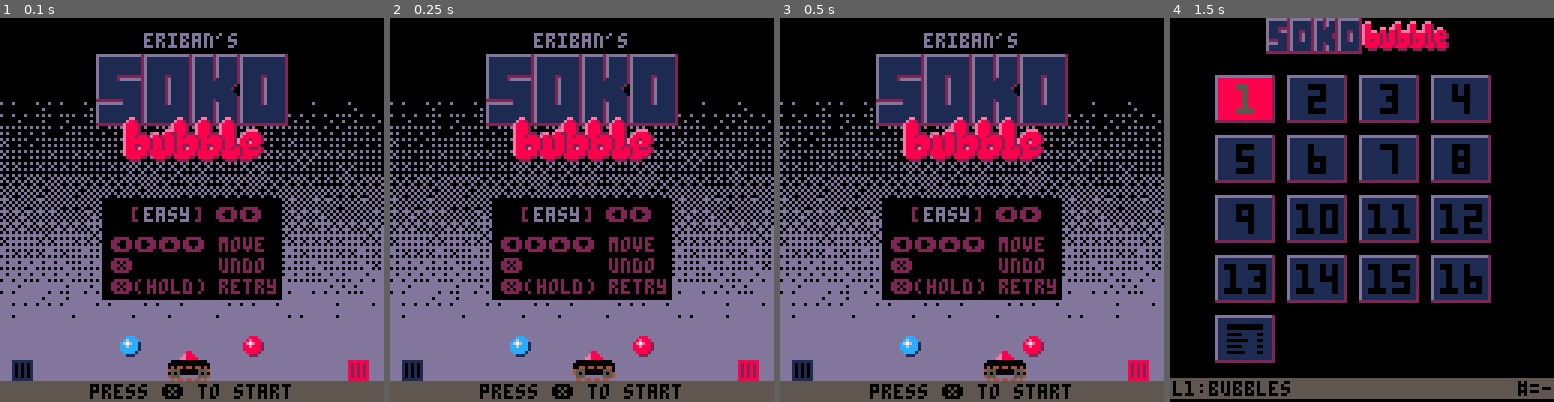
Above: before the commit, frames 1-4 (left to right).
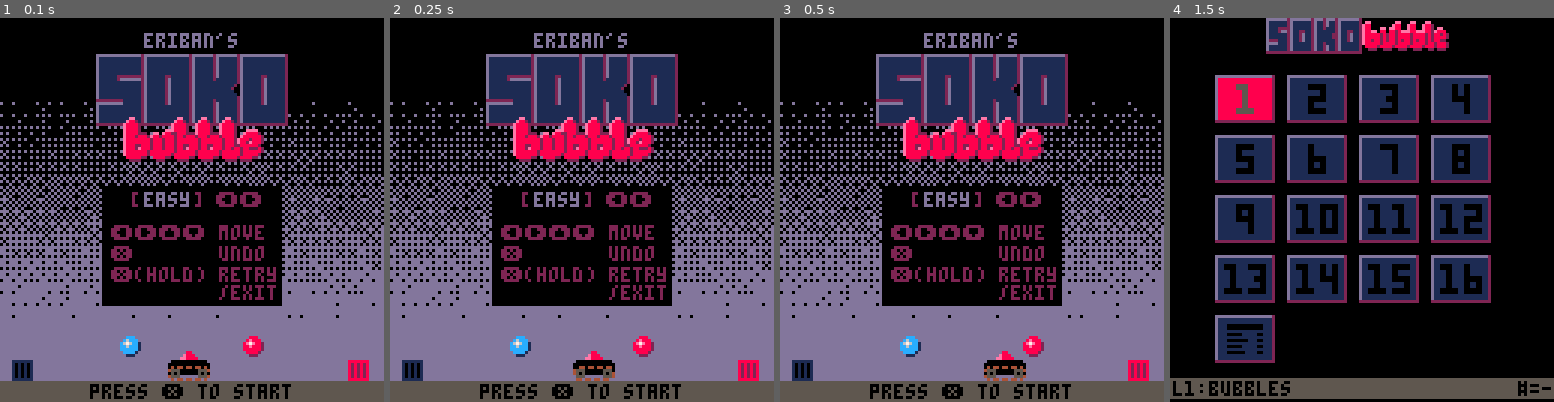
Above: after the commit, the same moments.

Repository: erwinbonsma/SokoBubbleP8
Game: PICO-8 cartridge sokobubble.p8
The game is run twice, just before and just after one commit, with the same random seed, the same clock (stepped at 60 frames per second) and the same inputs.
Inputs:
- Up to frame 1 (0.1 s): no input
- Up to frame 2 (0.25 s): no input
- Up to frame 3 (0.5 s): tap O (Z key) at 0.33 s
- Up to frame 4 (1.5 s): tap O (Z key) at 0.7, 1.43 s; tap X (X key) at 1.07 s

The runs differ from the first frame. In frame 1, 5.5% of the frame differs, in the area x 26-74%, y 43-75%; in frame 2, 5.5%; in frame 3, 5.5%; in frame 4, nothing differs.

Commit message:
Also show exit in help

Diff:
--- a/sokobubble.p8
+++ b/sokobubble.p8
@@ -1455,13 +1455,13 @@
  end
  pal()
 
- rectfill(34,60,93,93,0)
- print("[    ] ⬅️➡️",44,63,2)
+ rectfill(34,56,93,95,0)
+ print("[    ] ⬅️➡️",44,58,2)
  print(
   easymode and "easy" or "hard",
-  48,63,13
- )
- local y=73+(
+  48,58,13
+ )
+ local y=69+(
   easymode and 0 or 7
  )
  print("⬅️➡️⬆️⬇️ move",37,y,2)
@@ -1471,6 +1471,8 @@
   y+=7
  end
  print("❎(hold) retry",37,y,2)
+ y+=6
+ print("/exit",73,y,2)
 
  rectfill(0,121,127,127,5)
  print(
